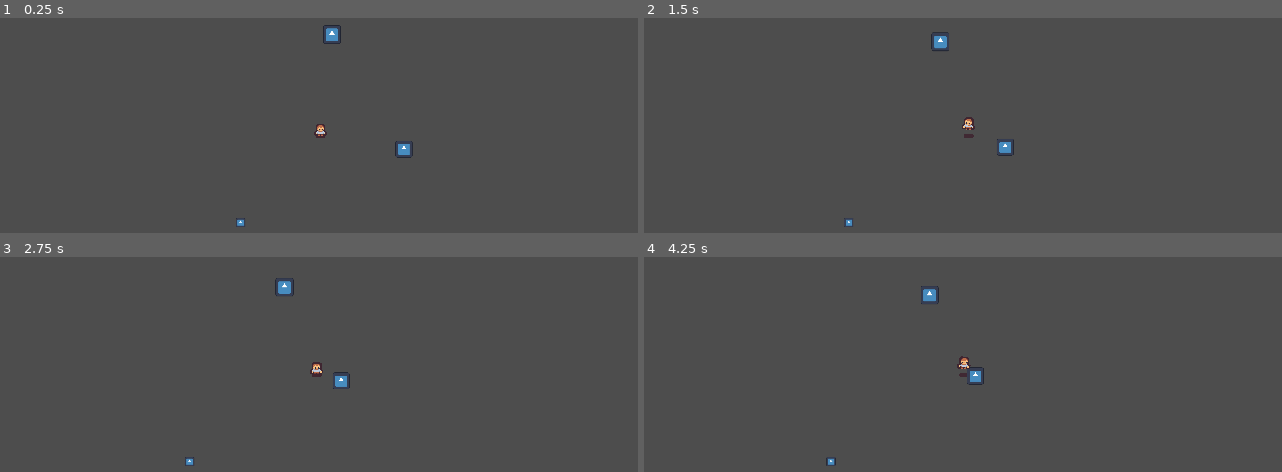
Above: before the commit, frames 1-4 (two rows, left to right).
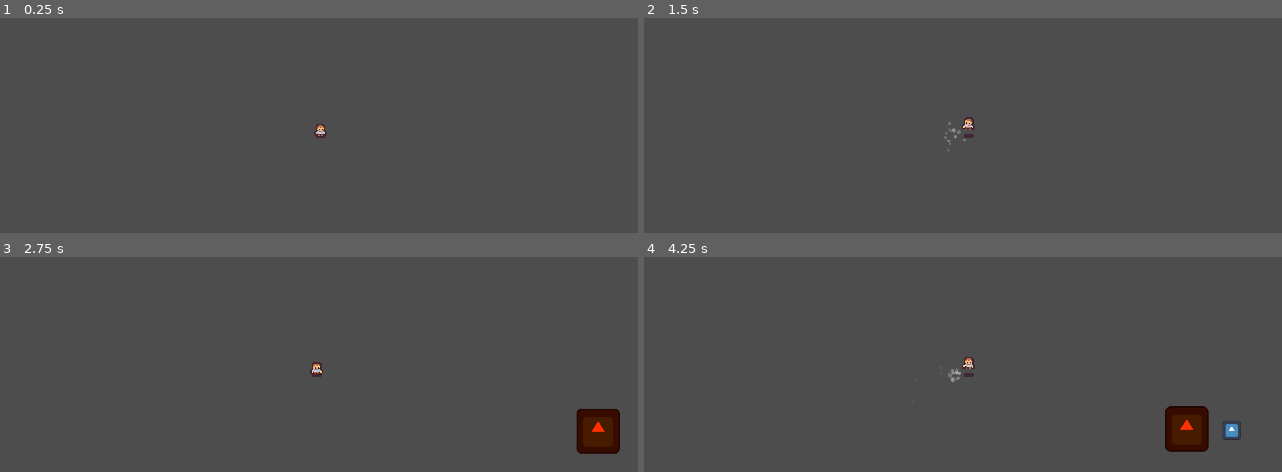
Above: after the commit, the same moments.

Repository: tswic-highdesert/eclipsejam
Game: Godot game, scene res://Levels/wave_testing.tscn
Same seed, same stepped clock (60 frames per second), same inputs: the game is played once before the commit and once after it. Before the commit the project starts from res://Levels/dungeon_level.tscn. The engine's default icon, where the game draws it, is replaced by a stand-in: a white triangle on a blue panel in a dark square.
Inputs (mouse positions are in pixels of both pictures, inside the frame that each line leads up to):
- Up to frame 1 (0.25 s): no input
- Up to frame 2 (1.5 s): tap Enter (ui_accept) at 0.5, 0.6, 0.77, 1.07, 1.35 s; move the mouse to (1141, 106) at 0.52 s; hold Right (ui_right) from 0.53 s (still down); move the mouse to (803, 151) at 1.27 s
- Up to frame 3 (2.75 s): tap Enter (ui_accept) at 1.52, 1.82, 2.1 s; move the mouse to (401, 269) at 2.02 s; release Right (ui_right) at 2.03 s; hold Left (ui_left) from 2.03 s (still down)
- Up to frame 4 (4.25 s): move the mouse to (924, 459) at 2.77 s; release Left (ui_left) at 2.78 s; hold Right (ui_right) from 2.78 s (still down); tap Enter (ui_accept) at 2.85, 3.02, 3.32, 3.6, 3.77, 4.07 s; move the mouse to (1205, 435) at 3.52 s

The runs differ from the first frame. In frame 1, 0.3% of the frame differs, in the area x 36-65%, y 3-98%; in frame 2, 0.4%; in frame 3, 1.8%; in frame 4, 2.1%, in the area x 28-94%, y 13-98%.

Commit message:
Wave Controller

Diff:
--- a/eclipseJam/Enemies/ParentEnemy.gd
+++ b/eclipseJam/Enemies/ParentEnemy.gd
@@ -24,5 +24,5 @@
 	else:
 		$Sprite2D.set_flip_h(false)
 
-#func _on_aggro_radius_body_entered(body):
-	#currentSpeed = aggroSpeed
+func _on_aggro_radius_body_entered(body):
+	currentSpeed = aggroSpeed
--- a/eclipseJam/Enemies/ghost.tscn
+++ b/eclipseJam/Enemies/ghost.tscn
@@ -3,3 +3,6 @@
 [ext_resource type="PackedScene" uid="uid://cxbe0sdohpp3a" path="res://Enemies/melee_parent.tscn" id="1_4vc4x"]
 
 [node name="Ghost" instance=ExtResource("1_4vc4x")]
+
+[node name="Sprite2D" parent="." index="0"]
+modulate = Color(1, 0.192157, 0, 1)
--- a/eclipseJam/Enemies/harpee.gd
+++ b/eclipseJam/Enemies/harpee.gd
@@ -1,28 +1 @@
 extends "res://Enemies/RangedParent.gd"
-
-
-const SPEED = 300.0
-const JUMP_VELOCITY = -400.0
-
-# Get the gravity from the project settings to be synced with RigidBody nodes.
-var gravity = ProjectSettings.get_setting("physics/2d/default_gravity")
-
-
-func _physics_process(delta):
-	# Add the gravity.
-	if not is_on_floor():
-		velocity.y += gravity * delta
-
-	# Handle jump.
-	if Input.is_action_just_pressed("ui_accept") and is_on_floor():
-		velocity.y = JUMP_VELOCITY
-
-	# Get the input direction and handle the movement/deceleration.
-	# As good practice, you should replace UI actions with custom gameplay actions.
-	var direction = Input.get_axis("ui_left", "ui_right")
-	if direction:
-		velocity.x = direction * SPEED
-	else:
-		velocity.x = move_toward(velocity.x, 0, SPEED)
-
-	move_and_slide()
--- a/eclipseJam/Levels/ArenaManager.gd
+++ b/eclipseJam/Levels/ArenaManager.gd
@@ -14,32 +14,69 @@
 const MEDUSA = preload("res://Enemies/medusa.tscn")
 const MINOTAUR = preload("res://Enemies/minotaur.tscn")
 
-var enemiesWave1 = [
+
+@onready var spawnArea1 = $"Spawn Area 1"
+@onready var spawnArea2 = $"Spawn Area 2"
+
+var WaveOne = [
 	GHOST
 ]
 
-var enemiesWave2 = [
+var WaveTwo = [
 	GHOST,
 	HARPEE
 ]
 
-var enemiesWave3 = [
+var WaveThree = [
 	GHOST,
 	HARPEE,
 	CYCLOPS
 ]
 
-var enemiesWave4 = [
+var WaveFour = [
 	GHOST,
 	HARPEE,
 	CYCLOPS,
 	MINOTAUR
 ]
 
-var enemiesWave5 = [
+var WaveFive = [
 	GHOST,
 	HARPEE,
 	CYCLOPS,
 	MINOTAUR,
 	MEDUSA
 ]
+
+var enemyLineUp = [
+
+]
+
+func _ready():
+	createEnemyLineUp(WaveTwo)
+
+func createEnemyLineUp(wave):
+	enemyLineUp = []
+	enemyLineUp = wave
+
+func spawn_enemies():
+	var selectedSpawnArea = chooseSpawnArea()
+
+	var center = selectedSpawnArea.position
+	var size = selectedSpawnArea.get_node("CollisionShape2D").shape.extents
+	var positionInArea = Vector2() # Initialize positionInArea
+
+	positionInArea.x = randf() * size.x - (size.x / 2) + center.x
+	positionInArea.y = randf() * size.y - (size.y / 2) + center.y
+
+	enemyLineUp.shuffle()
+	var enemyThatSpawns = enemyLineUp[0]
+
+	Global.instance_scene_on_main(enemyThatSpawns, positionInArea)
+
+func chooseSpawnArea():
+	var randomIndex = randi() % 2  # Assuming you have 2 spawn areas
+	return [spawnArea1, spawnArea2][randomIndex]
+
+func _on_timer_timeout():
+	spawn_enemies()
--- a/eclipseJam/Levels/wave_testing.tscn
+++ b/eclipseJam/Levels/wave_testing.tscn
@@ -1,7 +1,10 @@
-[gd_scene load_steps=3 format=3 uid="uid://4662to7nqrax"]
+[gd_scene load_steps=4 format=3 uid="uid://4662to7nqrax"]
 
 [ext_resource type="Script" path="res://Levels/ArenaManager.gd" id="1_lbqpw"]
 [ext_resource type="PackedScene" uid="uid://yi5w2jbg0rcc" path="res://Player/player.tscn" id="2_leqf1"]
+
+[sub_resource type="RectangleShape2D" id="RectangleShape2D_ribce"]
+size = Vector2(170.5, 349.5)
 
 [node name="Wave Level" type="Node2D"]
 script = ExtResource("1_lbqpw")
@@ -19,4 +22,24 @@
 position_smoothing_enabled = true
 position_smoothing_speed = 10.0
 
+[node name="Spawn Area 1" type="Area2D" parent="."]
+position = Vector2(312, 132)
+
+[node name="CollisionShape2D" type="CollisionShape2D" parent="Spawn Area 1"]
+position = Vector2(-4, -2)
+shape = SubResource("RectangleShape2D_ribce")
+
+[node name="Spawn Area 2" type="Area2D" parent="."]
+position = Vector2(947, 129)
+
+[node name="CollisionShape2D" type="CollisionShape2D" parent="Spawn Area 2"]
+position = Vector2(-2, 1)
+shape = SubResource("RectangleShape2D_ribce")
+
+[node name="Timer" type="Timer" parent="."]
+wait_time = 2.0
+autostart = true
+
+[connection signal="timeout" from="Timer" to="." method="_on_timer_timeout"]
+
 [editable path="Player"]
--- a/eclipseJam/Player/player_controller.gd
+++ b/eclipseJam/Player/player_controller.gd
@@ -1,6 +1,6 @@
 extends CharacterBody2D
 
-#const DUST = preload("res://Effects/dust.tscn")
+const DUST = preload("res://Effects/dust.tscn")
 
 var playerStats = Global.PlayerStats
 
@@ -51,5 +51,5 @@
 
 
 func spawn_ground_effects():
-	#Global.instance_scene_on_main(DUST, $GroundMarker.global_position)
+	Global.instance_scene_on_main(DUST, $GroundMarker.global_position)
 	SoundFX.play("grass_step")
--- a/eclipseJam/project.godot
+++ b/eclipseJam/project.godot
@@ -11,7 +11,7 @@
 [application]
 
 config/name="Eclipse Jam"
-run/main_scene="res://Levels/dungeon_level.tscn"
+run/main_scene="res://Levels/wave_testing.tscn"
 config/features=PackedStringArray("4.2", "Mobile")
 config/icon="res://icon.svg"
 
